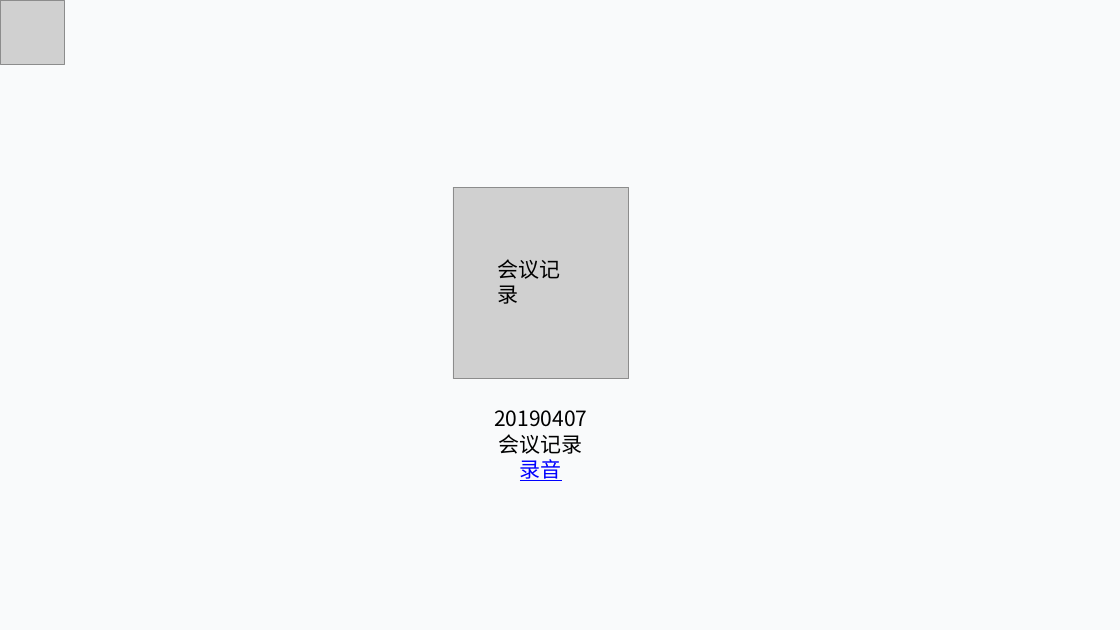
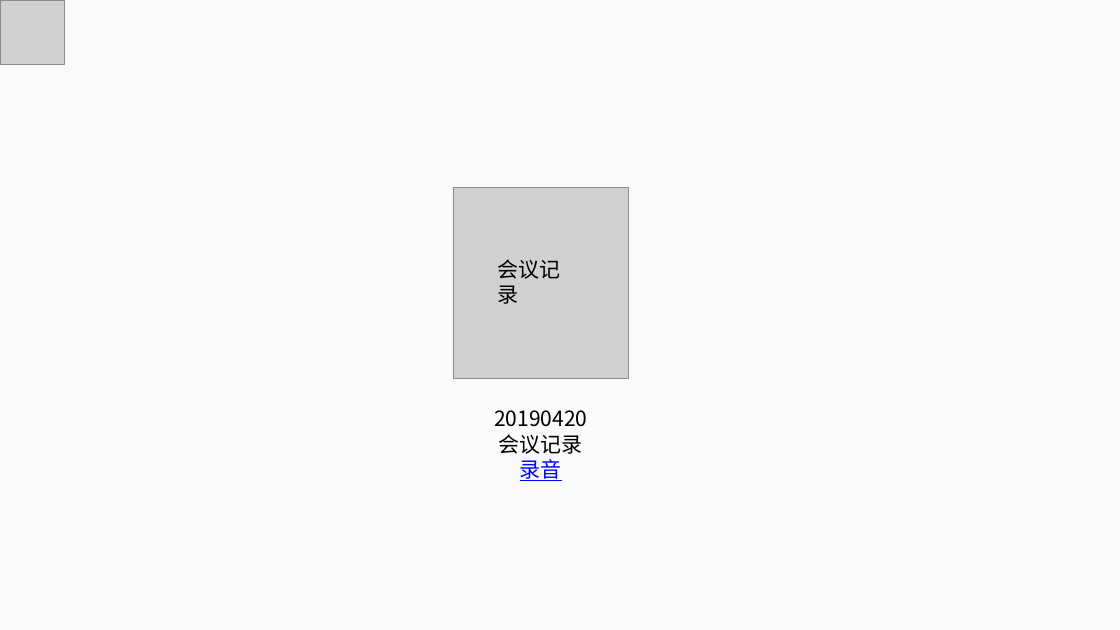
Before and after one commit to lorenzoyoung/ZUCC-Lazy-Bone, a slide deck: slide 24 of 评审PPT/SE2019春-G11-总体设计/SE2019春-G11-软件总体设计(SDP+SSDD)PPT.pptx. Drawn at 1120x630 pixels with LibreOffice and Linux fonts; fonts in the diff are those of the drawing; grey boxes stand for pictures. Boxes give left, top, right and bottom in pixels: in the first picture for what was removed or moved away, otherwise in the second. Text is boxed around its words. In the diff, an @@ line names an element or a change of style, - is before the commit and + after.

```diff
--- a/评审PPT/SE2019春-G11-总体设计/SE2019春-G11-软件总体设计(SDP+SSDD)PPT.pptx
+++ b/评审PPT/SE2019春-G11-总体设计/SE2019春-G11-软件总体设计(SDP+SSDD)PPT.pptx
@@ text at [494,410,587,427]: text changed @@
-20190407
+20190420
```
Also in this commit, not shown: 3 other slides changed, 11 other files.
